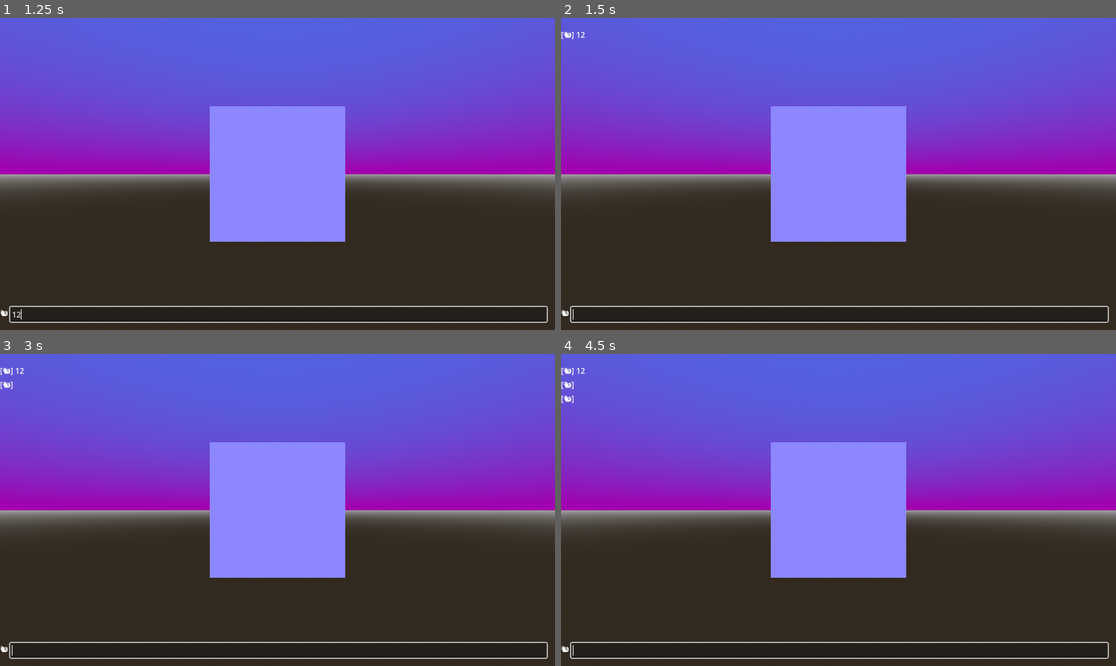
Above: before the commit, frames 1-4 (two rows, left to right).
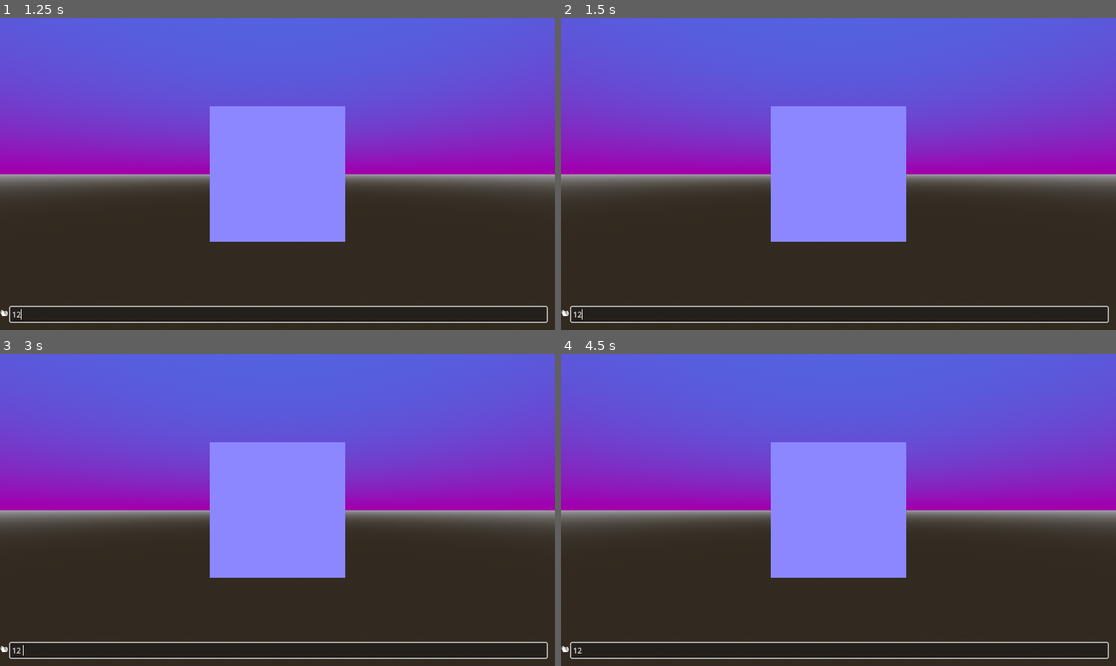
Above: after the commit, the same moments.

Repository: learnb/chat-game-godot
Game: Godot game, scene res://test_3.tscn
Two runs of this game, one before a commit and one after it. Both use one fixed random seed, a clock stepped at 60 frames per second and the inputs below.
Inputs (mouse positions are in pixels of both pictures, inside the frame that each line leads up to):
- Up to frame 1 (1.25 s): click (277, 314) at 0.52 s; type "12" at 0.6 s
- Up to frame 2 (1.5 s): tap Enter at 1.25 s
- Up to frame 3 (3 s): tap Space at 2 s; tap Enter at 2.75 s
- Up to frame 4 (4.5 s): tap Space at 3.5 s; tap Enter at 4.25 s

Frame 1 is identical in both runs. In frame 2, less than 0.1% of the frame differs, in the area x 0-5%, y 4-97%; in frame 3, 0.1%; in frame 4, 0.1%.

Commit message:
add CallReducer support to spacetime client; update chat UI to call AddChatMessage reducer

Diff:
--- a/spacetime_client.gd
+++ b/spacetime_client.gd
@@ -61,15 +61,37 @@
 	print("Socket request complete.")
 
 
-## Sends a subscription request to the SpacetimeDB Server.
+## Sends a Subscribe request to the SpacetimeDB Server.
 ##
 ## Creates a subscription message for all tables defined in the `table_names` export array, then sends it to the server.
-func subscribe() -> void:
+func subscribe() -> int:
+	var request_id: int = randi() % (1 << 32)
+	var queries: Array = table_names.map(func(t): return "SELECT * FROM %s" % [t])
 	var subscribeMessage: Dictionary = {
 		"Subscribe": {
-			"query_strings": table_names.map(func(t): return "SELECT * FROM %s" % [t]),
-			"request_id": 420
+			"query_strings": queries,	# list of SQL queries to subscribe to.
+			"request_id": request_id 	# server will include the same ID in the `TransactionUpdate` response.
 		}
 	}
 	var msgString: String = JSON.stringify(subscribeMessage)
+	print("Sending message: %s" % [msgString])
 	socket.send_text(msgString)
+	return request_id
+
+## Sends a CallReducer request to the SpacetimeDB Server.
+##
+## Creates a CallReducer message for the reducer spefied in the `reducer` argument, then sends it to the server.
+func callReducer(reducer: String, args: String) -> int:
+	var request_id: int = randi() % (1 << 32)
+	var callReducerMessage: Dictionary = {
+		"CallReducer": {
+			"reducer": reducer, 		# name of the reducer to call.
+			"args": args,				# arguments to the reducer.
+			"request_id": request_id,	# server will include the same ID in the `TransactionUpdate` response.
+			"flags": 0					# 0 or 1; 1 means the caller does not want to be notified about the reducer without being subscribed.
+		}
+	}
+	var msgString: String = JSON.stringify(callReducerMessage)
+	print("Sending message: %s" % [msgString])
+	socket.send_text(msgString)
+	return request_id
--- a/test_3.gd
+++ b/test_3.gd
@@ -7,6 +7,7 @@
 	stdbClient.connect("websocket_open", _on_stdb_socket_open)
 	stdbClient.connect("websocket_closed", _on_stdb_socket_closed)
 	stdbClient.connect("new_message", _on_stdb_new_message)
+	ChatBox.connect("send_message", send_chat_message)
 
 
 func _process(delta: float) -> void:
@@ -42,8 +43,26 @@
 					var row = JSON.parse_string(insert)
 					print("row: %s" % [row])
 					var chatMessage: String = "[%s]: %s" % [row.SenderId, row.Message]
-					ChatBox.send_message("", chatMessage)
+					ChatBox.render_message("", chatMessage)
 		elif key == "TransactionUpdate":
 			print("Received %s" % [key])
+			var updates = item.status.Committed.tables[0].updates
+			for update in updates:
+				var inserts = update.inserts
+				for insert in inserts:
+					var messageArray = JSON.parse_string(insert)
+					var row = {
+						"MessageId": messageArray[0],
+						"SenderId": messageArray[1],
+						"Message": messageArray[2],
+						"Timestamp": messageArray[3]
+					}
+					print("row: %s" % [row])
+					var chatMessage: String = "[%s]: %s" % [row.SenderId, row.Message]
+					ChatBox.render_message("", chatMessage)
 		else:
 			print("Unhandled message type: %s" % [key])
+
+func send_chat_message(username: String, text: String) -> void:
+	var argData = JSON.stringify([username, text])
+	stdbClient.callReducer("AddChatMessage", argData)
--- a/ui.gd
+++ b/ui.gd
@@ -6,6 +6,8 @@
 
 var username = "🐿"
 
+signal send_message(username: String, text: String)
+
 func _ready():
 	# Optional: Connect key press to send message on Enter
 	inputField.connect("text_submitted", _on_message_entered)
@@ -13,9 +15,9 @@
 
 func _on_message_entered(text: String) -> void:
 	if inputField.text:
-		send_message(username, text)
+		emit_signal("send_message", username, text)
 
-func send_message(username: String, text: String) -> void:
+func render_message(username: String, text: String) -> void:
 	var msg: String = "\n[%s] %s" % [username, text]
 	chatLog.add_text(msg)
 	inputField.text = '' # clear input field
